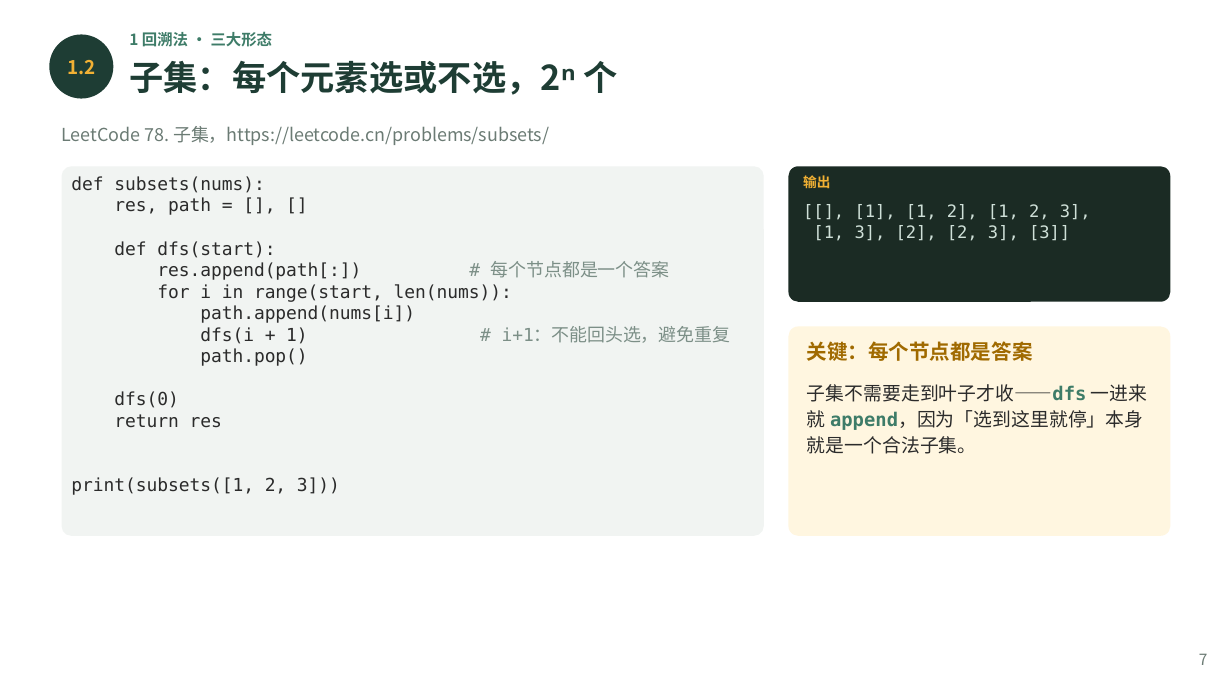
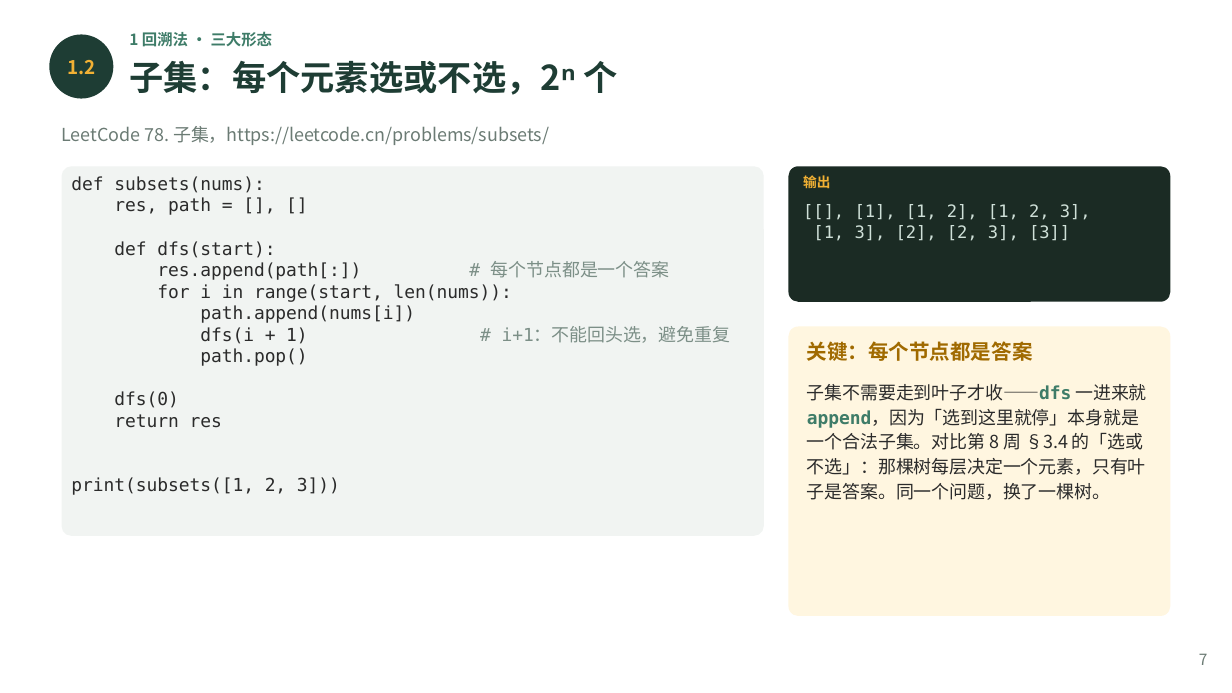
Before and after one commit to GMyhf/2026fall-cs101, a slide deck: slide 7 of courseware/202610_ADS_W09_Recursion_Backtracking_DSU.pptx. Drawn at 1232x693 pixels with LibreOffice and Linux fonts; fonts in the diff are those of the drawing. Boxes give left, top, right and bottom in pixels: in the first picture for what was removed or moved away, otherwise in the second. Text is boxed around its words. In the diff, an @@ line names an element or a change of style, - is before the commit and + after.

```diff
--- a/courseware/202610_ADS_W09_Recursion_Backtracking_DSU.pptx
+++ b/courseware/202610_ADS_W09_Recursion_Backtracking_DSU.pptx
@@ rounded rectangle: place and size @@
-rounded rectangle at (788,326,1170,536)
+rounded rectangle at (788,326,1170,616)
@@ rounded rectangle at (788,326,1170,616): proportions changed @@
@@ text at (807,384,1146,500): text changed; size 11 to 10.5 pt @@
-子集不需要走到叶子才收——dfs 一进来就 append，因为「选到这里就停」本身就是一个合法子集。
+子集不需要走到叶子才收——dfs 一进来就 append，因为「选到这里就停」本身就是一个合法子集。对比第 8 周 §3.4 的「选或不选」：那棵树每层决定一个元素，只有叶子是答案。同一个问题，换了一棵树。
```
Also in this commit, not shown: 3 other slides changed, 7 other files.
